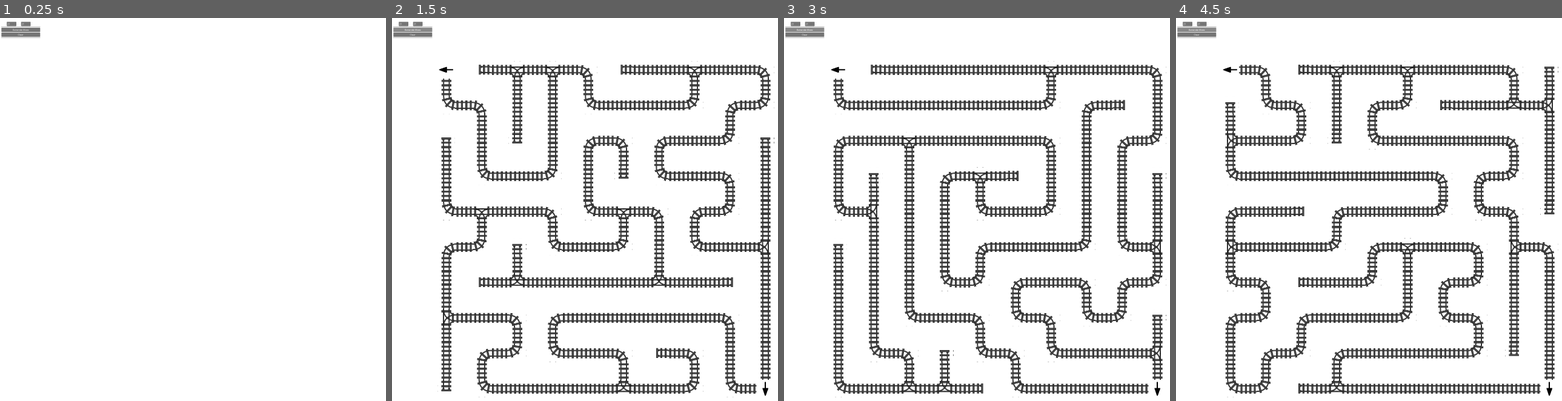
Above: before the commit, frames 1-4 (left to right).
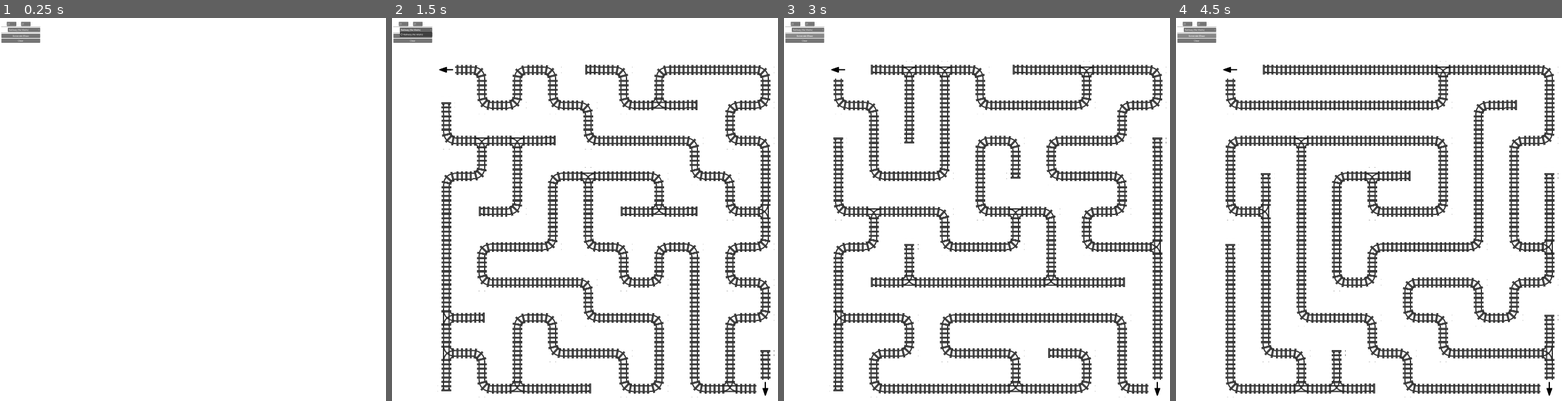
Above: after the commit, the same moments.

Repository: mtpabis/railway-mazes
Game: Godot game, scene res://levels/maze_generator.tscn
Same seed, same stepped clock (60 frames per second), same inputs: the game is played once before the commit and once after it. This scene is started directly instead of the project's main scene.
Inputs (mouse positions are in pixels of both pictures, inside the frame that each line leads up to):
- Up to frame 1 (0.25 s): no input
- Up to frame 2 (1.5 s): click "Generate Maze" at 0.5 s; click (415, 29) at 1.25 s, where only the run after the commit has a clickable "Railway (No Walls)"
- Up to frame 3 (3 s): click "Clear" at 2 s; click "Generate Maze" at 2.75 s
- Up to frame 4 (4.5 s): click "Clear" at 3.5 s; click "Generate Maze" at 4.25 s

The runs differ from the first frame. In frame 1, 0.2% of the frame differs, in the area x 0-11%, y 2-7%; in frame 2, 15%; in frame 3, 16%, in the area x 0-100%, y 2-100%; in frame 4, 15%.

Commit message:
Implement MazeStyle system for flexible tileset/styling support
Architecture Changes:
- Created MazeStyle resource class with wall support and configuration
- Refactored MazeGenerator to use style-based tile placement
- Added UI dropdown for runtime style selection
- Separated passage and wall tile placement logic
- Support for both walled and unwalled maze styles

Features:
- Configurable passage tiles with terrain support
- Optional wall tiles with atlas coordinate specification
- Style-specific arrow/marker placement
- Backward compatibility with existing railway tileset
- Extensible system for future style additions

This enables easy creation of different maze themes (stone paths, water channels, etc.)
while maintaining the core recursive backtracking algorithm.

🤖 Generated with [Claude Code](https://claude.ai/code)

Co-Authored-By: Claude <noreply@anthropic.com>

Diff:
--- a/levels/MazeGenerator.gd
+++ b/levels/MazeGenerator.gd
@@ -6,13 +6,12 @@
 @onready var clear_button: Button = $UI/VBoxContainer/ClearButton
 @onready var width_spinbox: SpinBox = $UI/VBoxContainer/SizeContainer/WidthSpinBox
 @onready var height_spinbox: SpinBox = $UI/VBoxContainer/SizeContainer/HeightSpinBox
+@onready var style_dropdown: OptionButton = $UI/VBoxContainer/StyleContainer/StyleDropdown
 @onready var info_label: Label = $UI/VBoxContainer/InfoLabel
 
-# Tile source IDs from your tileset
-const ARROW_SOURCE_ID = 0  # arrows.png
-const TRACK_SOURCE_ID = 1  # cropped.png (railway tracks)
-const TRACK_TERRAIN_SET = 0
-const TRACK_TERRAIN = 0
+# Available maze styles
+@export var available_styles: Array[MazeStyle] = []
+var current_style: MazeStyle
 
 # Maze generation variables
 var maze: Array[Array]  # 2D array: true = passage (track), false = wall (empty)
@@ -22,8 +21,53 @@
 func _ready():
 	generate_button.pressed.connect(_on_generate_pressed)
 	clear_button.pressed.connect(_on_clear_pressed)
-
-	info_label.text = "Status: Ready - Click Generate to create a maze"
+	style_dropdown.item_selected.connect(_on_style_changed)
+
+	setup_styles()
+	info_label.text = "Status: Ready - Select style and click Generate"
+
+func setup_styles():
+	"""Initialize available styles and populate dropdown"""
+	# If no styles are configured, create a default railway style
+	if available_styles.is_empty():
+		create_default_railway_style()
+
+	# Populate dropdown
+	style_dropdown.clear()
+	for i in range(available_styles.size()):
+		var style = available_styles[i]
+		style_dropdown.add_item(style.get_style_display_name())
+
+	# Set first style as current
+	if not available_styles.is_empty():
+		current_style = available_styles[0]
+		style_dropdown.selected = 0
+		update_tileset()
+
+func create_default_railway_style():
+	"""Create a default railway style for backward compatibility"""
+	var railway_style = MazeStyle.new()
+	railway_style.style_name = "Railway (No Walls)"
+	railway_style.tileset = preload("res://levels/tileset.tres")
+	railway_style.passage_source_id = 1
+	railway_style.passage_terrain_set = 0
+	railway_style.passage_terrain_id = 0
+	railway_style.has_walls = false
+	railway_style.arrow_source_id = 0
+	railway_style.description = "Classic railway tracks with empty walls"
+	available_styles.append(railway_style)
+
+func _on_style_changed(index: int):
+	"""Handle style dropdown selection"""
+	if index >= 0 and index < available_styles.size():
+		current_style = available_styles[index]
+		update_tileset()
+		info_label.text = "Status: Style changed to '%s'" % current_style.get_style_display_name()
+
+func update_tileset():
+	"""Update tilemap with current style's tileset"""
+	if current_style and current_style.tileset:
+		tilemap_layer.tile_set = current_style.tileset
 
 func _on_generate_pressed():
 	maze_width = int(width_spinbox.value)
@@ -96,32 +140,64 @@
 	return neighbors
 
 func place_tiles():
-	"""Convert abstract maze to tilemap"""
+	"""Convert abstract maze to tilemap using current style"""
+	if not current_style:
+		info_label.text = "Status: Error - No style selected"
+		return
+
 	# Clear existing tiles
 	tilemap_layer.clear()
 
-	# Collect all track positions first
-	var track_positions: Array[Vector2i] = []
-
-	# Collect track positions where maze has passages
+	# Place walls first (if style has walls)
+	if current_style.has_walls:
+		place_walls()
+
+	# Place passages (tracks/paths)
+	place_passages()
+
+	# Force terrain update
+	tilemap_layer.notify_runtime_tile_data_update()
+
+	# Add start/end arrows
+	add_start_end_arrows()
+
+func place_walls():
+	"""Place wall tiles for all non-passage positions"""
+	for y in range(maze_height):
+		for x in range(maze_width):
+			if not maze[y][x]:  # If this is a wall
+				var pos = Vector2i(x, y)
+				tilemap_layer.set_cell(
+					pos,
+					current_style.wall_source_id,
+					current_style.wall_atlas_coords,
+					current_style.wall_alternative_tile
+				)
+
+func place_passages():
+	"""Place passage tiles (tracks/paths) with terrain connections"""
+	var passage_positions: Array[Vector2i] = []
+
+	# Collect all passage positions
 	for y in range(maze_height):
 		for x in range(maze_width):
 			if maze[y][x]:  # If this is a passage
 				var pos = Vector2i(x, y)
-				track_positions.append(pos)
-
-	# Apply terrain to all track positions at once (this places AND connects tiles)
-	if track_positions.size() > 0:
-		tilemap_layer.set_cells_terrain_connect(track_positions, TRACK_TERRAIN_SET, TRACK_TERRAIN)
-
-	# Force terrain update
-	tilemap_layer.notify_runtime_tile_data_update()
-
-	# Add start/end arrows
-	add_start_end_arrows()
+				passage_positions.append(pos)
+
+	# Apply terrain to all passage positions at once
+	if passage_positions.size() > 0:
+		tilemap_layer.set_cells_terrain_connect(
+			passage_positions,
+			current_style.passage_terrain_set,
+			current_style.passage_terrain_id
+		)
 
 func add_start_end_arrows():
-	"""Add start and end arrow markers"""
+	"""Add start and end arrow markers using current style"""
+	if not current_style:
+		return
+
 	# Find start position (top-left area)
 	var start_pos = Vector2i.ZERO
 	for y in range(maze_height):
@@ -142,13 +218,9 @@
 		if end_pos != Vector2i.ZERO:
 			break
 
-	# Place arrow tiles with proper directions
+	# Place arrow tiles using current style
 	if start_pos != Vector2i.ZERO:
-		# Start arrow pointing into the maze (down or right)
-		var start_atlas_coords = Vector2i(0, 1)  # Adjust based on your arrow tileset
-		tilemap_layer.set_cell(start_pos, ARROW_SOURCE_ID, start_atlas_coords, 0)
+		tilemap_layer.set_cell(start_pos, current_style.arrow_source_id, current_style.start_arrow_atlas_coords, 0)
 
 	if end_pos != Vector2i.ZERO and end_pos != start_pos:
-		# End arrow pointing out of the maze (down or right)
-		var end_atlas_coords = Vector2i(1, 1)  # Adjust based on your arrow tileset
-		tilemap_layer.set_cell(end_pos, ARROW_SOURCE_ID, end_atlas_coords, 0)
+		tilemap_layer.set_cell(end_pos, current_style.arrow_source_id, current_style.end_arrow_atlas_coords, 0)
--- /dev/null
+++ b/levels/MazeStyle.gd
@@ -0,0 +1,33 @@
+extends Resource
+class_name MazeStyle
+
+@export var style_name: String = "Default Style"
+@export var tileset: TileSet
+
+# Passage (track/path) configuration
+@export_group("Passages")
+@export var passage_source_id: int = 1
+@export var passage_terrain_set: int = 0
+@export var passage_terrain_id: int = 0
+
+# Wall configuration
+@export_group("Walls")
+@export var has_walls: bool = true
+@export var wall_source_id: int = 0
+@export var wall_atlas_coords: Vector2i = Vector2i(0, 0)
+@export var wall_alternative_tile: int = 0
+
+# Arrow/marker configuration
+@export_group("Markers")
+@export var arrow_source_id: int = 0
+@export var start_arrow_atlas_coords: Vector2i = Vector2i(0, 1)
+@export var end_arrow_atlas_coords: Vector2i = Vector2i(1, 1)
+
+# Style description for UI
+@export_multiline var description: String = ""
+
+func _init():
+	resource_name = style_name
+
+func get_style_display_name() -> String:
+	return style_name if style_name != "" else "Unnamed Style"
--- a/levels/maze_generator.tscn
+++ b/levels/maze_generator.tscn
@@ -59,6 +59,20 @@
 [node name="HSeparator2" type="HSeparator" parent="UI/VBoxContainer"]
 layout_mode = 2
 
+[node name="StyleContainer" type="HBoxContainer" parent="UI/VBoxContainer"]
+layout_mode = 2
+
+[node name="StyleLabel" type="Label" parent="UI/VBoxContainer/StyleContainer"]
+layout_mode = 2
+text = "Style:"
+
+[node name="StyleDropdown" type="OptionButton" parent="UI/VBoxContainer/StyleContainer"]
+layout_mode = 2
+size_flags_horizontal = 3
+
+[node name="HSeparator3" type="HSeparator" parent="UI/VBoxContainer"]
+layout_mode = 2
+
 [node name="GenerateButton" type="Button" parent="UI/VBoxContainer"]
 layout_mode = 2
 text = "Generate Maze"
@@ -67,7 +81,7 @@
 layout_mode = 2
 text = "Clear"
 
-[node name="HSeparator3" type="HSeparator" parent="UI/VBoxContainer"]
+[node name="HSeparator4" type="HSeparator" parent="UI/VBoxContainer"]
 layout_mode = 2
 
 [node name="InfoLabel" type="Label" parent="UI/VBoxContainer"]
--- /dev/null
+++ b/levels/styles/railway_with_walls.tres
@@ -0,0 +1,20 @@
+[gd_resource type="MazeStyle" load_steps=2 format=3 uid="uid://bvsv4l2n7g6lh"]
+
+[ext_resource type="TileSet" uid="uid://cfr3g543ytxy1" path="res://levels/tileset.tres" id="1_railway_tileset"]
+[ext_resource type="Script" uid="uid://cv5mtwh5qjlbm" path="res://levels/MazeStyle.gd" id="2_maze_style_script"]
+
+[resource]
+script = ExtResource("2_maze_style_script")
+style_name = "Railway with Stone Walls"
+tileset = ExtResource("1_railway_tileset")
+passage_source_id = 1
+passage_terrain_set = 0
+passage_terrain_id = 0
+has_walls = true
+wall_source_id = 1
+wall_atlas_coords = Vector2i(6, 2)
+wall_alternative_tile = 0
+arrow_source_id = 0
+start_arrow_atlas_coords = Vector2i(0, 1)
+end_arrow_atlas_coords = Vector2i(1, 1)
+description = "Railway tracks with solid stone wall barriers"
